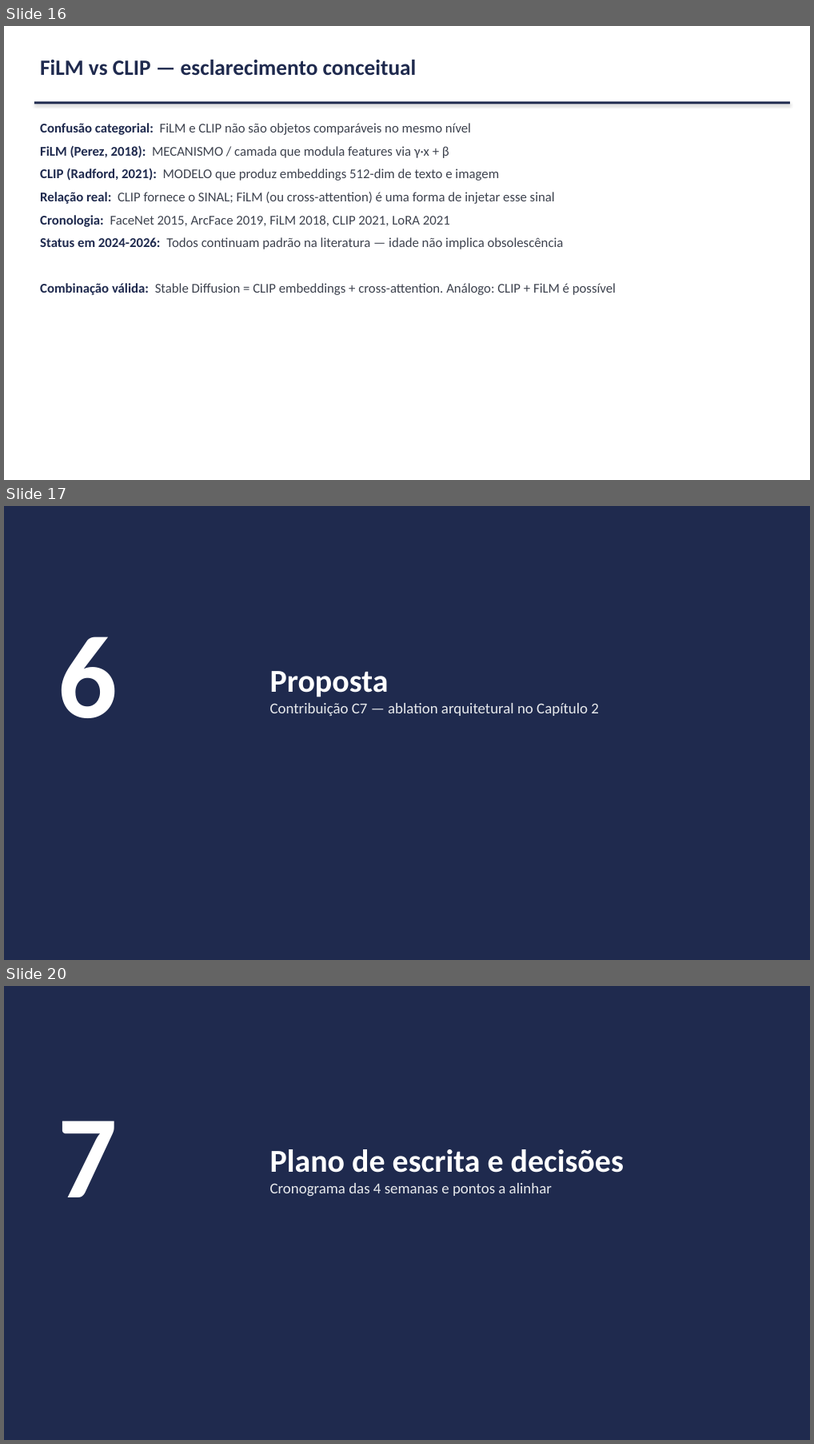
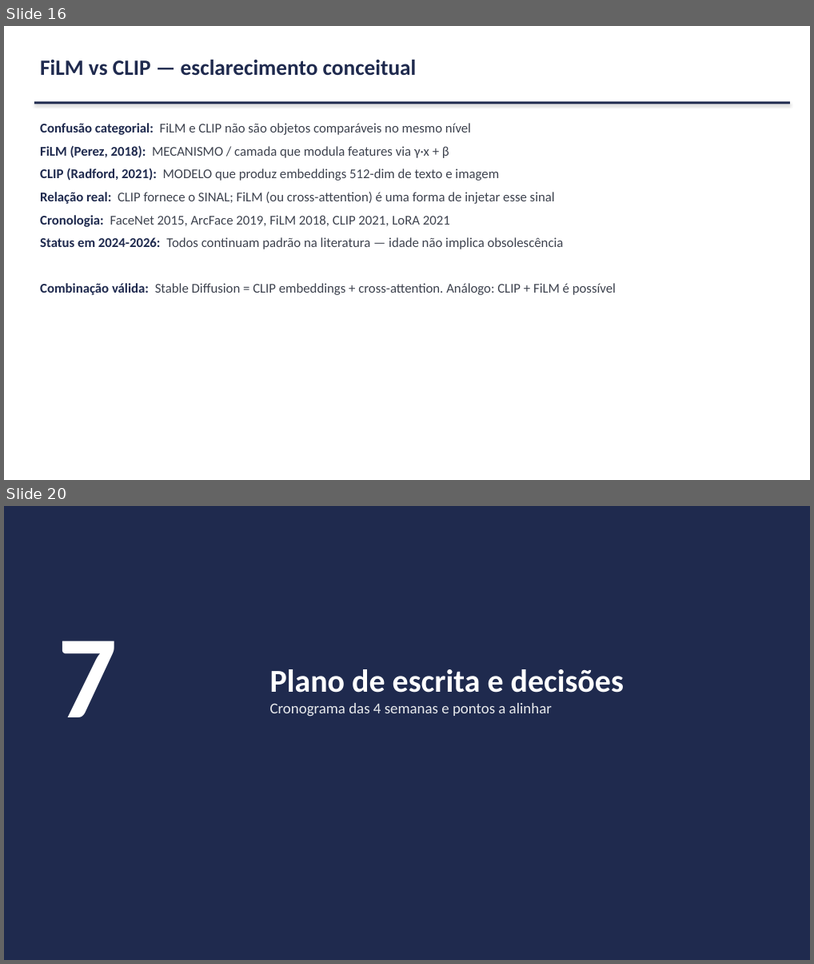
Before and after one commit to marcellozzetti/Facial-Recognition-Models-Mitigating-Bias, a slide deck: docs/ativo/material_reuniao_orientador_2026-06-15.pptx. Shown one above the other, each under a label of ours: slides 16, 17 and 20 before the commit, slides 16 and 20 after it; the slides between them are not shown. The pictures are 814x1444 and 814x964 pixels, drawn with LibreOffice and Linux fonts; fonts in the diff are those of the drawing. Boxes give left, top, right and bottom in pixels: in the first picture for what was removed or moved away, otherwise in the second. Text is boxed around its words. In the diff, an @@ line names an element or a change of style, - is before the commit and + after.

```diff
--- a/docs/ativo/material_reuniao_orientador_2026-06-15.pptx
+++ b/docs/ativo/material_reuniao_orientador_2026-06-15.pptx
@@ slide 17 removed at (4, 506, 810, 960), background #FFFFFF @@
@@ rectangle removed at (4, 506, 810, 960) @@
@@ text removed at (58, 636, 118, 718) @@
-6
@@ text removed at (270, 671, 599, 716) @@
-Proposta
-Contribuição C7 — ablation arquitetural no Capítulo 2
```
Also in this commit, not shown: 7 slides changed, 1 slide added, 1 other file.
